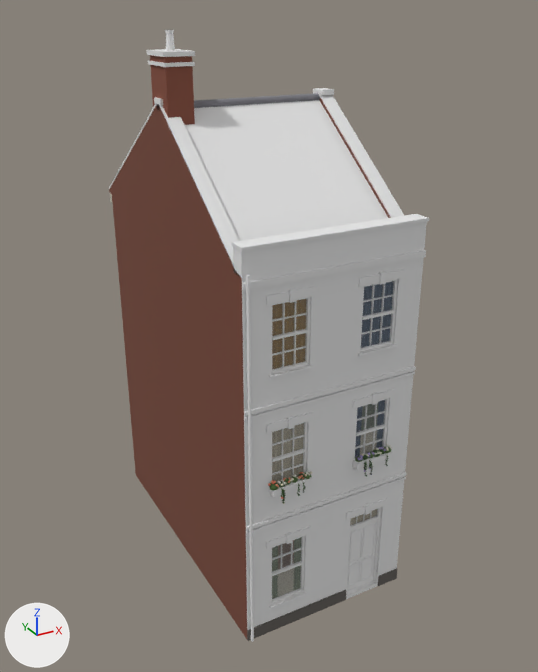
The glTF model assets/models/houses/street/GateStreet_BehindOuter4.glb: old version first, new version second.
Rendered twice from a 50 mm lens placed at (-8.37, -12.21, 14.04), pointed at (0.29, 3.53, 6.17). Arrows for +X, +Y and +Z are at lower left; the lights stay in place. The older version comes first. Vertices at exactly the same position are counted once.

Objects in the first picture: 'GateStreet_BehindOuter4'.
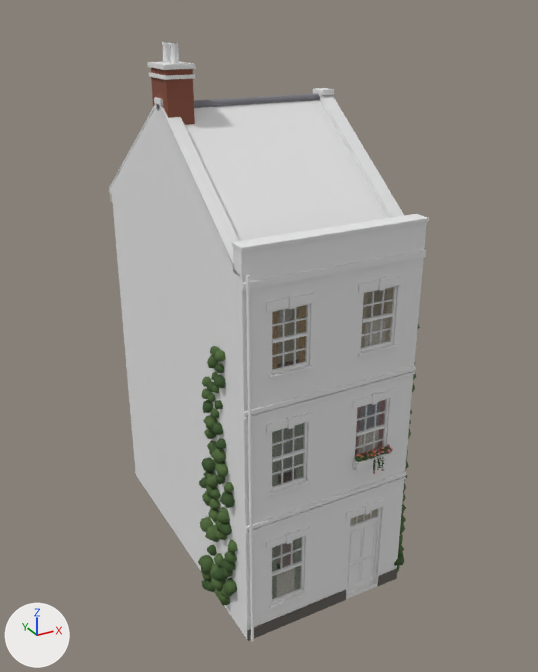
Location of each change, (x1, y1, x2, y2) in pixels of the pictures (538 x 672 px):
```json
{"object": "GateStreet_BehindOuter4", "change": "reshaped", "before": [109, 30, 429, 642], "after": [109, 42, 429, 642]}
{"part": 1, "of": "me_gatestreet_behindouter4", "change": "rebuilt", "before": [384, 447, 391, 453], "after": [384, 446, 392, 454]}
{"part": 2, "of": "me_gatestreet_behindouter4", "change": "deleted", "before": [147, 30, 405, 504]}
{"part": 3, "of": "me_gatestreet_behindouter4", "change": "built on", "before": [242, 245, 425, 599], "after": [198, 245, 425, 606]}
{"part": 4, "of": "me_gatestreet_behindouter4", "change": "reshaped", "before": [150, 55, 195, 125], "after": [147, 42, 196, 125]}
{"part": 5, "of": "me_gatestreet_behindouter4", "change": "added", "after": [112, 195, 377, 639]}
{"part": 6, "of": "me_gatestreet_behindouter4", "change": "recoloured", "before": [109, 98, 391, 431], "after": [109, 98, 391, 431], "on screen": "brown to white"}
```

Edits to the scene script, one JSON object a line:
```json
{"block": "me_gatestreet_behindouter4", "where": "# used by ob_gatestreet_behindouter4; location = (0.0, 0.0, 0.0)"}
{"op": "remove", "block": "me_gatestreet_behindouter4", "code": "me_gatestreet_behindouter4.from_pydata(...)  # 4128 vertices, 6390 faces; spans x -2.27..2.27, y -0.27..8.31, z 0.0..13.62"}
{"op": "add", "block": "me_gatestreet_behindouter4", "code": "me_gatestreet_behindouter4.from_pydata(...)  # 6776 vertices, 11288 faces; spans x -2.62..2.58, y -0.28..8.31, z 0.0..13.37"}
{"block": "me_gatestreet_behindouter4", "change": "me_gatestreet_behindouter4 part 1: the loose piece of 26 vertices spanning x 1.45..1.66, y -0.21..0.0, z 4.22..4.38 is rebuilt with 26 vertices and now spans x 1.4..1.64, y -0.24..-0.01, z 4.22..4.39"}
{"block": "me_gatestreet_behindouter4", "change": "me_gatestreet_behindouter4 part 2: 156 loose pieces with 2156 vertices, spanning x -2.25..1.99, y -0.27..4.5, z 1.55..13.62, are deleted"}
{"block": "me_gatestreet_behindouter4", "change": "me_gatestreet_behindouter4 part 3: 10 vertices moved within x -1.37..1.33, y -0.16..0.11, z 0.85..4.37; 498 vertices removed from x -2.25..2.25, y -0.22..0.13, z 0.85..8.62; 5102 vertices added at x -2.62..2.58, y -0.28..2.25, z 0.02..8.73"}
{"block": "me_gatestreet_behindouter4", "change": "me_gatestreet_behindouter4 part 4: 4 vertices removed from x -2.2..-1.58, y 3.55..4.45, z 13.11; 160 vertices added at x -2.25..-1.53, y 3.5..4.5, z 12.65..13.37"}
{"block": "me_gatestreet_behindouter4", "change": "me_gatestreet_behindouter4 part 5: 6 vertices added at x -2.25..2.25, y 8.0, z 0.0..6.24"}
{"block": "me_gatestreet_behindouter4", "change": "me_gatestreet_behindouter4 part 6: 59 kept faces spanning x -2.25..2.25, y 0.0..8.31, z 0.0..12.13 get new vertex colours; the middle colour goes from brown #854f3d to white #ffffff"}
{"block": "me_gatestreet_behindouter4", "change": "other edits to the shape of me_gatestreet_behindouter4 do not show in these pictures"}
```
